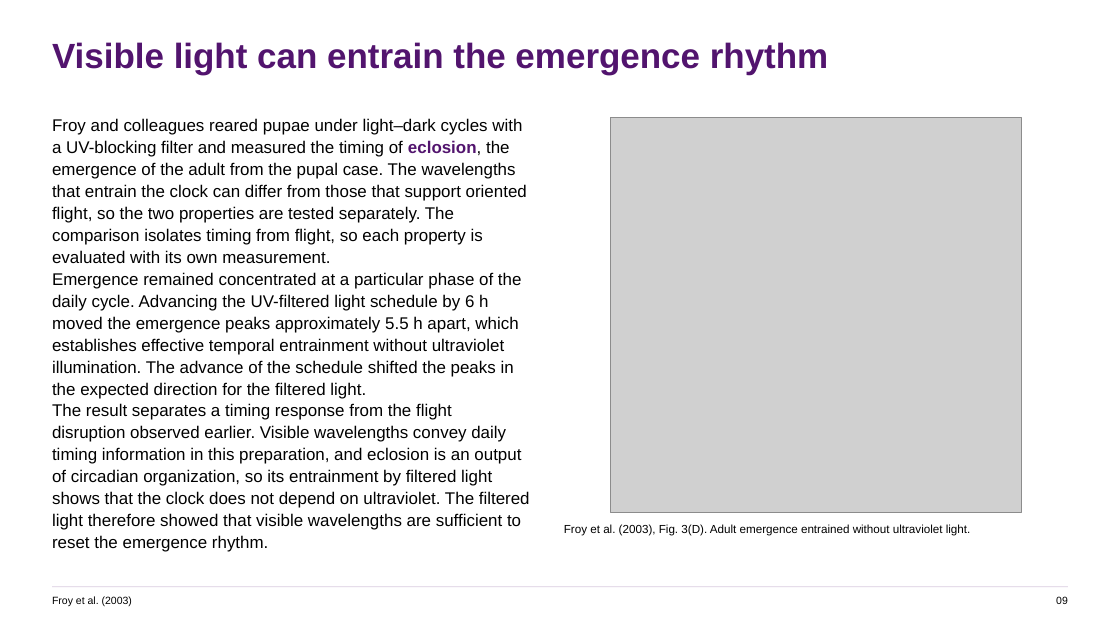
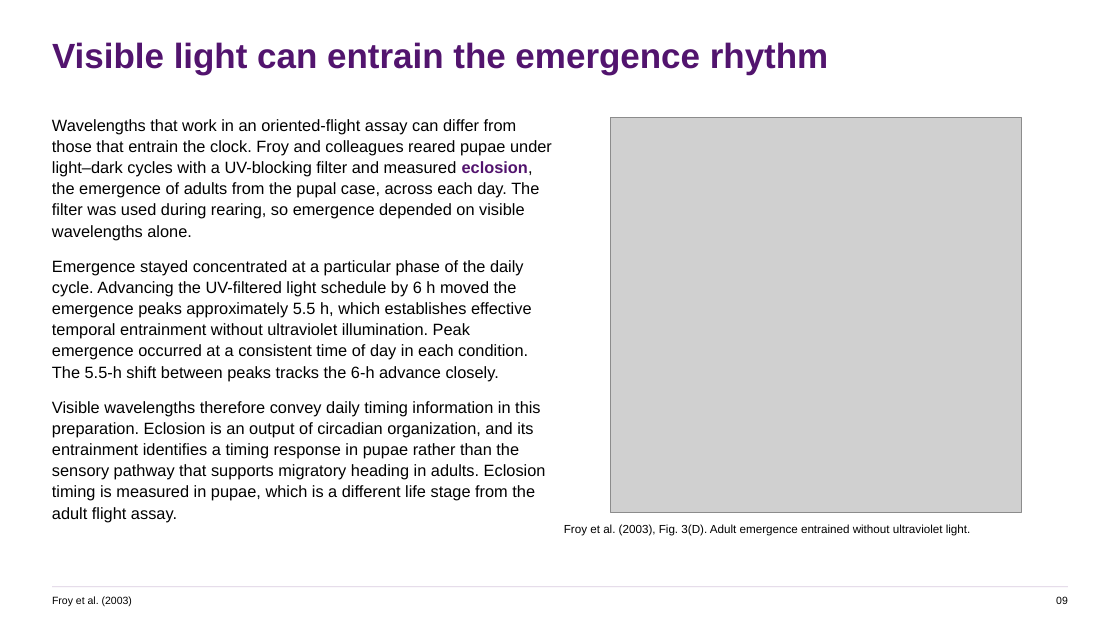
Before and after one commit to jordanxxlopez/NEUROETHOLOGY, a slide deck: slide 11 of scaffolded/Neuroethology_Lecture30_FA2026_SCAFFOLDED.pptx (slide 12 before the commit). Drawn at 1120x630 pixels with LibreOffice and Linux fonts; fonts in the diff are those of the drawing; grey boxes stand for pictures. Boxes give left, top, right and bottom in pixels: in the first picture for what was removed or moved away, otherwise in the second. Text is boxed around its words. In the diff, an @@ line names an element or a change of style, - is before the commit and + after.

```diff
--- a/scaffolded/Neuroethology_Lecture30_FA2026_SCAFFOLDED.pptx
+++ b/scaffolded/Neuroethology_Lecture30_FA2026_SCAFFOLDED.pptx
@@ text at <box>52,119,552,522</box>: text changed; size 14.5 to 14 pt @@
-Froy and colleagues reared pupae under light–dark cycles with a UV-blocking filter and measured the timing of eclosion, the emergence of the adult from the pupal case. The wavelengths that entrain the clock can differ from those that support oriented flight, so the two properties are tested separately. The comparison isolates timing from flight, so each property is evaluated with its own measurement.
-Emergence remained concentrated at a particular phase of the daily cycle. Advancing the UV-filtered light schedule by 6 h moved the emergence peaks approximately 5.5 h apart, which establishes effective temporal entrainment without ultraviolet illumination. The advance of the schedule shifted the peaks in the expected direction for the filtered light.
-The result separates a timing response from the flight disruption observed earlier. Visible wavelengths convey daily timing information in this preparation, and eclosion is an output of circadian organization, so its entrainment by filtered light shows that the clock does not depend on ultraviolet. The filtered light therefore showed that visible wavelengths are sufficient to reset the emergence rhythm.
+Wavelengths that work in an oriented-flight assay can differ from those that entrain the clock. Froy and colleagues reared pupae under light–dark cycles with a UV-blocking filter and measured eclosion, the emergence of adults from the pupal case, across each day. The filter was used during rearing, so emergence depended on visible wavelengths alone.
+Emergence stayed concentrated at a particular phase of the daily cycle. Advancing the UV-filtered light schedule by 6 h moved the emergence peaks approximately 5.5 h, which establishes effective temporal entrainment without ultraviolet illumination. Peak emergence occurred at a consistent time of day in each condition. The 5.5-h shift between peaks tracks the 6-h advance closely.
+Visible wavelengths therefore convey daily timing information in this preparation. Eclosion is an output of circadian organization, and its entrainment identifies a timing response in pupae rather than the sensory pathway that supports migratory heading in adults. Eclosion timing is measured in pupae, which is a different life stage from the adult flight assay.
```
Also in this commit, not shown: 51 other slides changed, 7 slides added, 7 slides removed, 5 other files.
